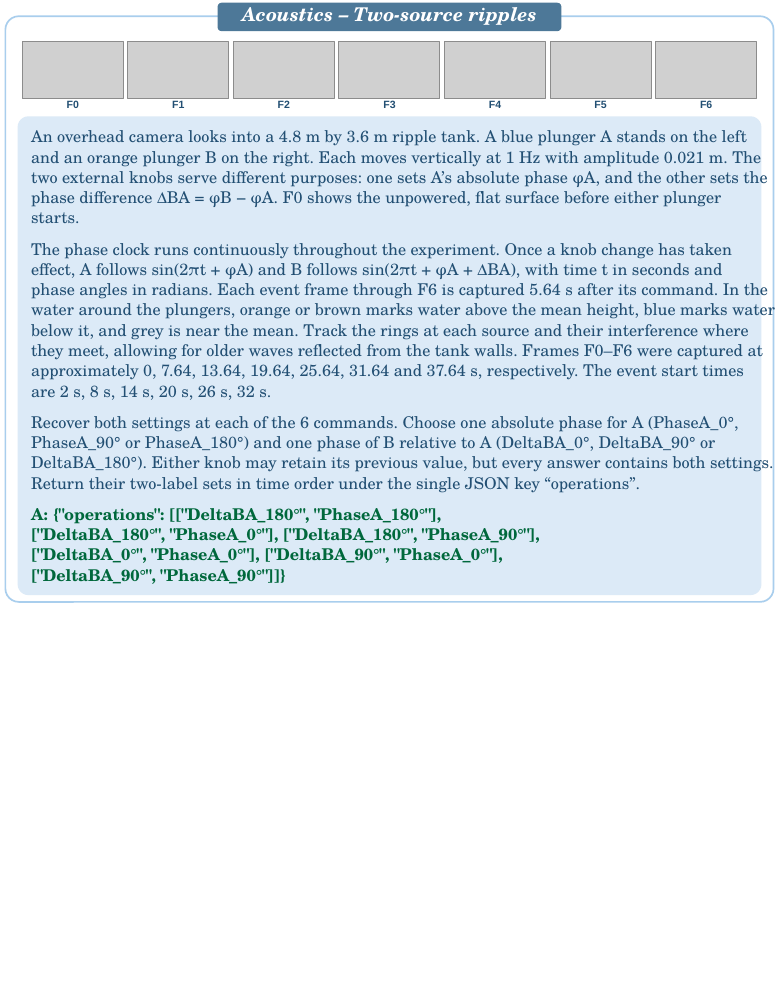
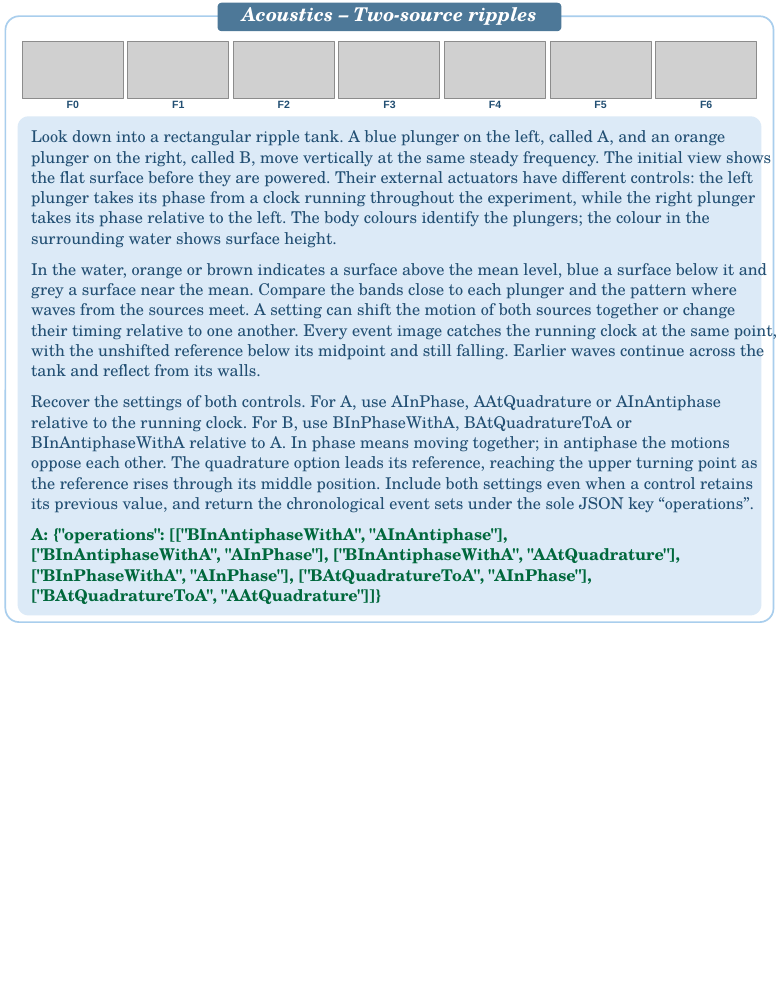
Before and after one commit to PIER-Lab/CaveBench, a slide deck: slide 16 of docs/assets/cases/CaveBench_Case_Studies.pptx. Drawn at 779x1008 pixels with LibreOffice and Linux fonts; fonts in the diff are those of the drawing; grey boxes stand for pictures. Boxes give left, top, right and bottom in pixels: in the first picture for what was removed or moved away, otherwise in the second. Text is boxed around its words. In the diff, an @@ line names an element or a change of style, - is before the commit and + after.

```diff
--- a/docs/assets/cases/CaveBench_Case_Studies.pptx
+++ b/docs/assets/cases/CaveBench_Case_Studies.pptx
@@ rounded rectangle: place and size @@
-rounded rectangle at [6,17,774,602]
+rounded rectangle at [6,17,774,622]
@@ rounded rectangle: place and size @@
-rounded rectangle at [18,116,761,595]
+rounded rectangle at [18,116,761,614]
@@ rounded rectangle at [18,116,761,614]: proportions changed @@
@@ text at [31,130,771,248]: text changed @@
-An overhead camera looks into a 4.8 m by 3.6 m ripple tank. A blue plunger A stands on the left
-and an orange plunger B on the right. Each moves vertically at 1 Hz with amplitude 0.021 m. The
-two external knobs serve different purposes: one sets A’s absolute phase φA, and the other sets the
-phase difference ΔBA = φB − φA. F0 shows the unpowered, flat surface before either plunger
-starts.
+Look down into a rectangular ripple tank. A blue plunger on the left, called A, and an orange
+plunger on the right, called B, move vertically at the same steady frequency. The initial view shows
+the flat surface before they are powered. Their external actuators have different controls: the left
+plunger takes its phase from a clock running throughout the experiment, while the right plunger
+takes its phase relative to the left. The body colours identify the plungers; the colour in the
+surrounding water shows surface height.
@@ text at [31,263,767,376]: text changed @@
-The phase clock runs continuously throughout the experiment. Once a knob change has taken
-effect, A follows sin(2πt + φA) and B follows sin(2πt + φA + ΔBA), with time t in seconds and
-phase angles in radians. Each event frame through F6 is captured 5.64 s after its command. In the
-water around the plungers, orange or brown marks water above the mean height, blue marks water
-below it, and grey is near the mean. Track the rings at each source and their interference where
-they meet, allowing for older waves reflected from the tank walls. Frames F0–F6 were captured at
-approximately 0, 7.64, 13.64, 19.64, 25.64, 31.64 and 37.64 s, respectively. The event start times
-are 2 s, 8 s, 14 s, 20 s, 26 s, 32 s.
+In the water, orange or brown indicates a surface above the mean level, blue a surface below it and
+grey a surface near the mean. Compare the bands close to each plunger and the pattern where
+waves from the sources meet. A setting can shift the motion of both sources together or change
+their timing relative to one another. Every event image catches the running clock at the same point,
+with the unshifted reference below its midpoint and still falling. Earlier waves continue across the
+tank and reflect from its walls.
@@ text at [31,395,758,513]: text changed @@
-Recover both settings at each of the 6 commands. Choose one absolute phase for A (PhaseA_0°,
-PhaseA_90° or PhaseA_180°) and one phase of B relative to A (DeltaBA_0°, DeltaBA_90° or
-DeltaBA_180°). Either knob may retain its previous value, but every answer contains both settings.
-Return their two-label sets in time order under the single JSON key “operations”.
+Recover the settings of both controls. For A, use AInPhase, AAtQuadrature or AInAntiphase
+relative to the running clock. For B, use BInPhaseWithA, BAtQuadratureToA or
+BInAntiphaseWithA relative to A. In phase means moving together; in antiphase the motions
+oppose each other. The quadrature option leads its reference, reaching the upper turning point as
+the reference rises through its middle position. Include both settings even when a control retains
+its previous value, and return the chronological event sets under the sole JSON key “operations”.
@@ text at [31,528,680,604]: text changed @@
-A: {"operations": [["DeltaBA_180°", "PhaseA_180°"],
-["DeltaBA_180°", "PhaseA_0°"], ["DeltaBA_180°", "PhaseA_90°"],
-["DeltaBA_0°", "PhaseA_0°"], ["DeltaBA_90°", "PhaseA_0°"],
-["DeltaBA_90°", "PhaseA_90°"]]}
+A: {"operations": [["BInAntiphaseWithA", "AInAntiphase"],
+["BInAntiphaseWithA", "AInPhase"], ["BInAntiphaseWithA", "AAtQuadrature"],
+["BInPhaseWithA", "AInPhase"], ["BAtQuadratureToA", "AInPhase"],
+["BAtQuadratureToA", "AAtQuadrature"]]}
```
Also in this commit, not shown: 19 other slides changed.
